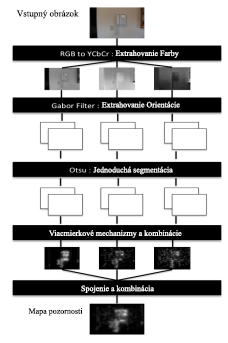
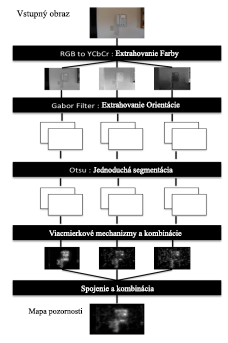
Comparing the layer stacks of the two 228x343 images. Changes:
renamed "Vstupný obrázok" to "Vstupný obraz", painted on it over [63, 10, 79, 17]
